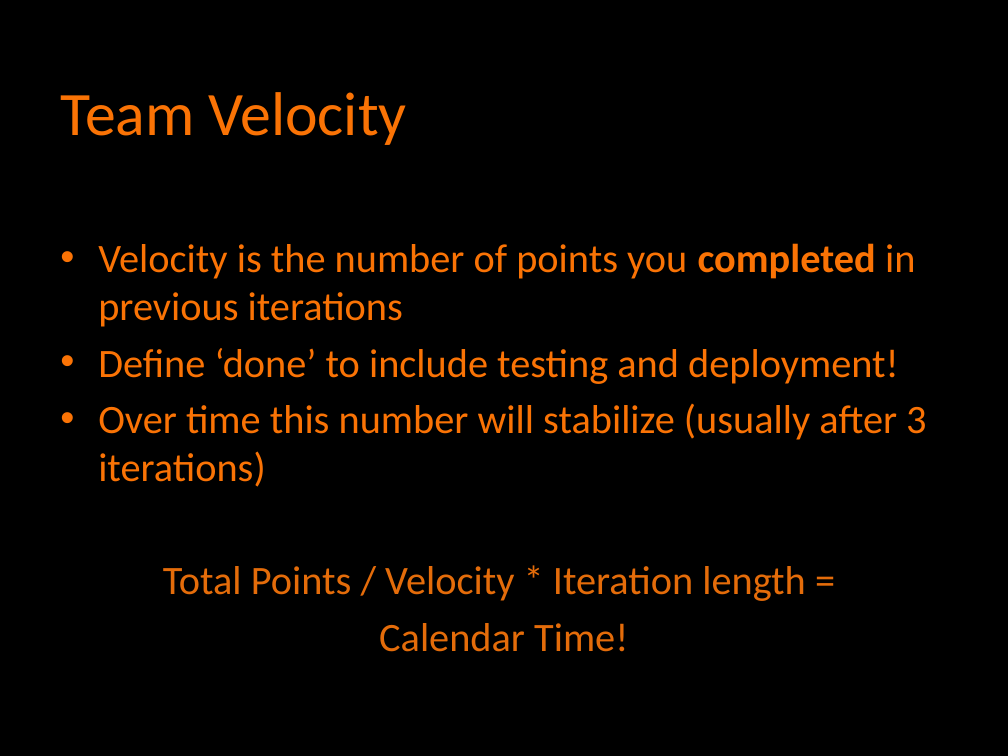
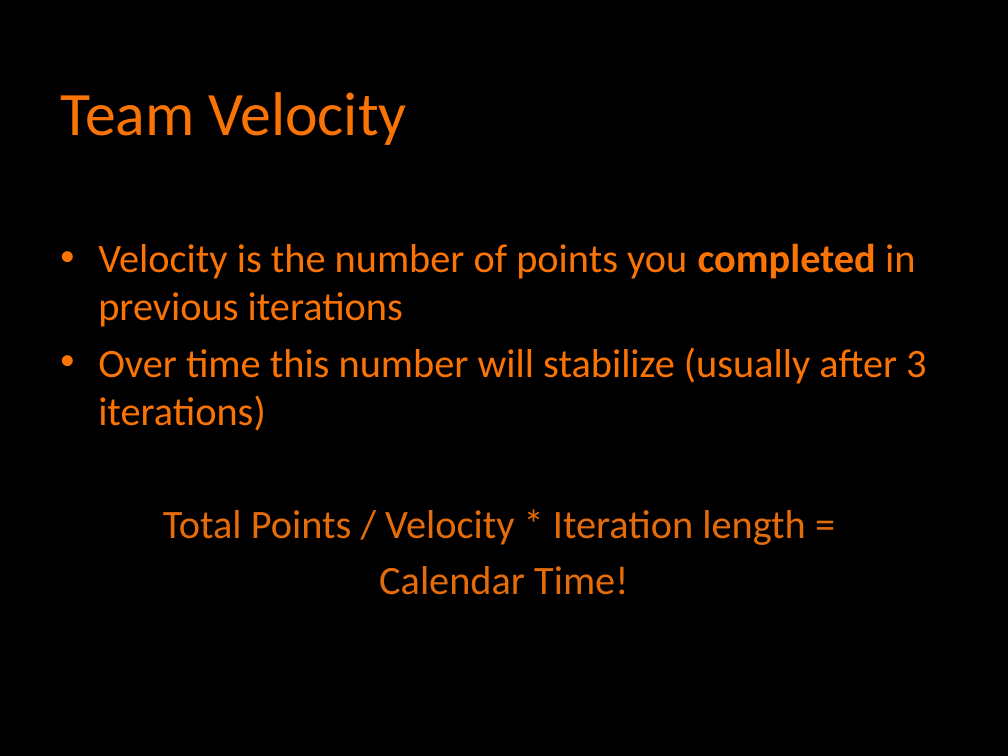
Before and after one commit to agilefire/November2010, a slide deck: slide 19 of Agile Firestarter Autumn 2010 Agile Estimation.pptx. Drawn at 1008x756 pixels with LibreOffice and Linux fonts; fonts in the diff are those of the drawing. Boxes give left, top, right and bottom in pixels: in the first picture for what was removed or moved away, otherwise in the second. Text is boxed around its words. In the diff, an @@ line names an element or a change of style, - is before the commit and + after.

```diff
--- a/Agile Firestarter Autumn 2010 Agile Estimation.pptx
+++ b/Agile Firestarter Autumn 2010 Agile Estimation.pptx
@@ text at (98,348,899,384): paragraph removed @@
-• Define ‘done’ to include testing and deployment!
```
Also in this commit, not shown: 7 other slides changed.
